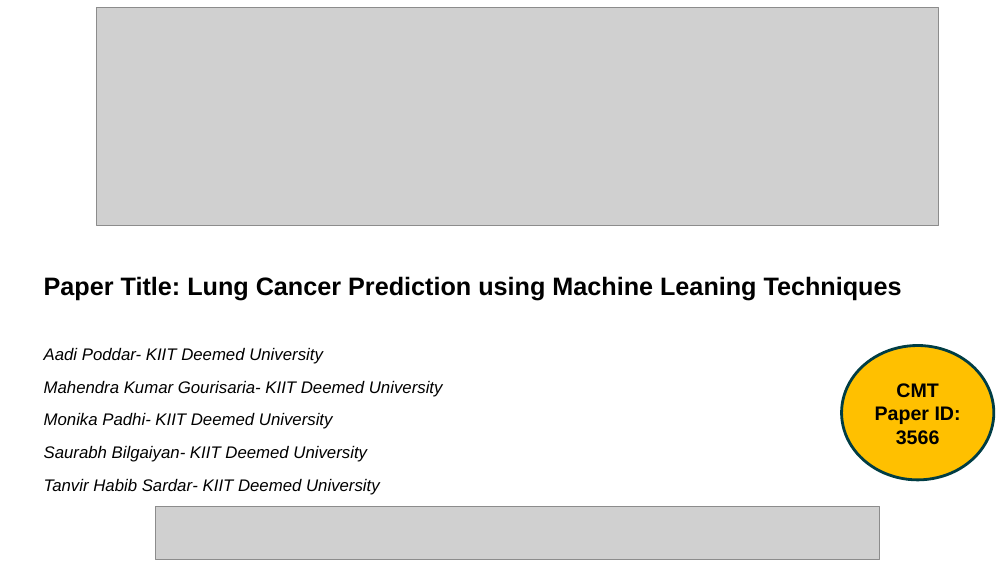
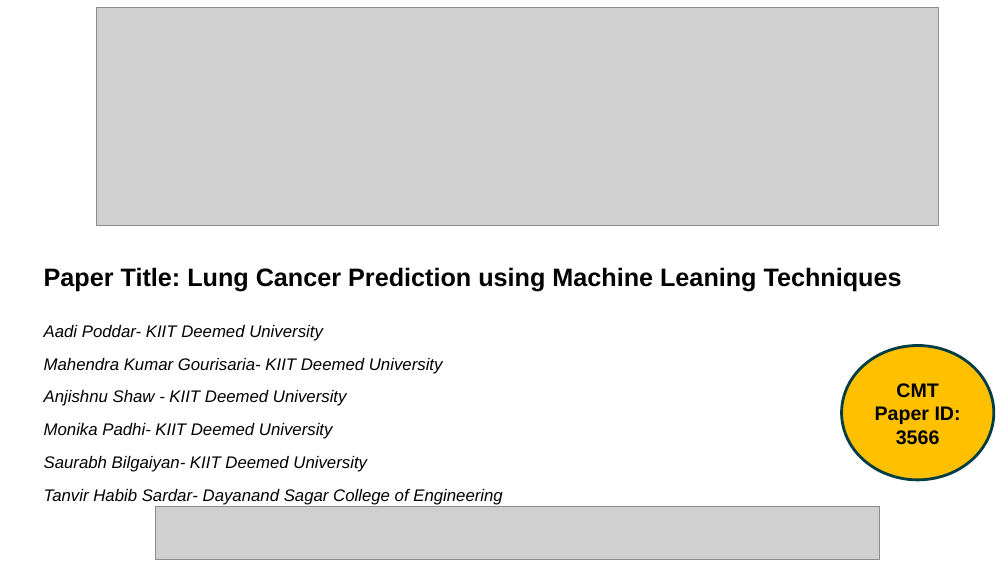
Before and after one commit to aadipoddar/Lung-Cancer-ML, a slide deck: slide 2 of Paper Presentation Template_NMITCON2025[1].ppt. Drawn at 1008x567 pixels with LibreOffice and Linux fonts; fonts in the diff are those of the drawing; grey boxes stand for pictures. Boxes give left, top, right and bottom in pixels: in the first picture for what was removed or moved away, otherwise in the second. Text is boxed around its words. In the diff, an @@ line names an element or a change of style, - is before the commit and + after.

```diff
--- a/Paper Presentation Template_NMITCON2025[1].ppt
+++ b/Paper Presentation Template_NMITCON2025[1].ppt
@@ text "Paper Title: Lung Cancer Prediction ...": place and size @@
-text "Paper Title: Lung Cancer Prediction ..." at (44,276,902,300)
+text "Paper Title: Lung Cancer Prediction ..." at (44,267,902,292)
@@ text "Aadi Poddar- KIIT Deemed University": place and size @@
-text "Aadi Poddar- KIIT Deemed University" at (44,348,443,495)
+text "Aadi Poddar- KIIT Deemed University" at (44,325,503,505)
@@ text at (44,390,347,406): paragraph added @@
+Anjishnu Shaw - KIIT Deemed University
@@ text at (44,489,503,505): text changed @@
-Tanvir Habib Sardar- KIIT Deemed University
+Tanvir Habib Sardar- Dayanand Sagar College of Engineering
```
Also in this commit, not shown: 4 other slides changed, 5 slides added, 1 other file.
